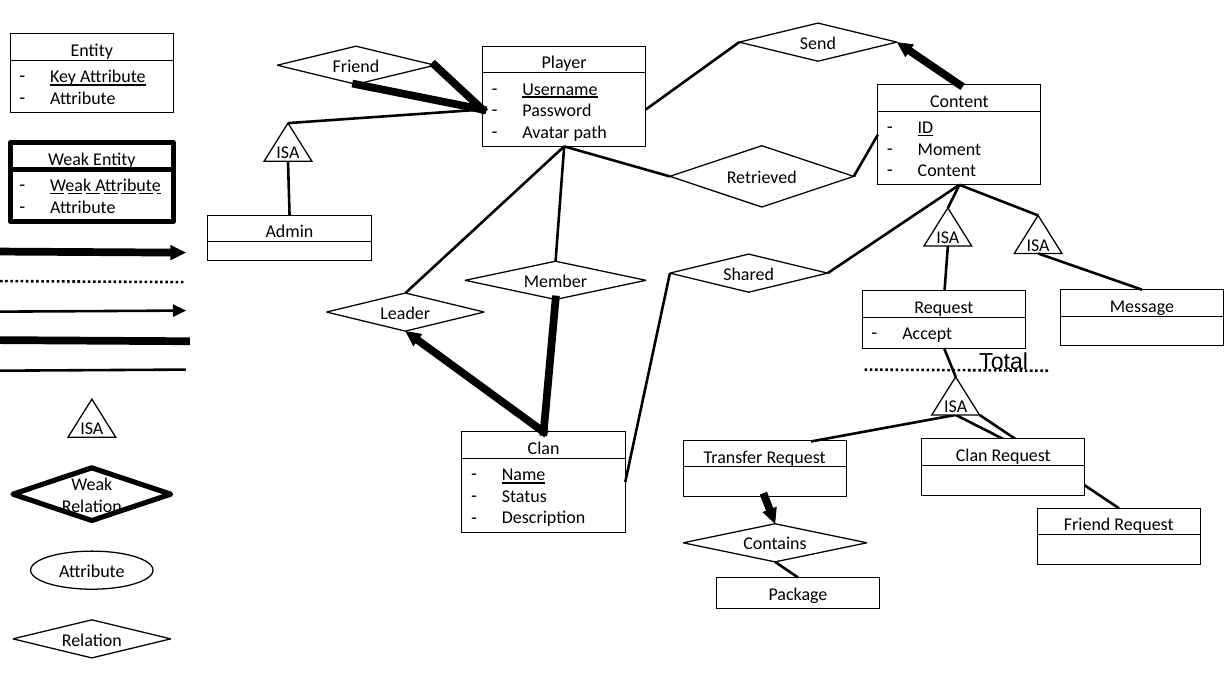
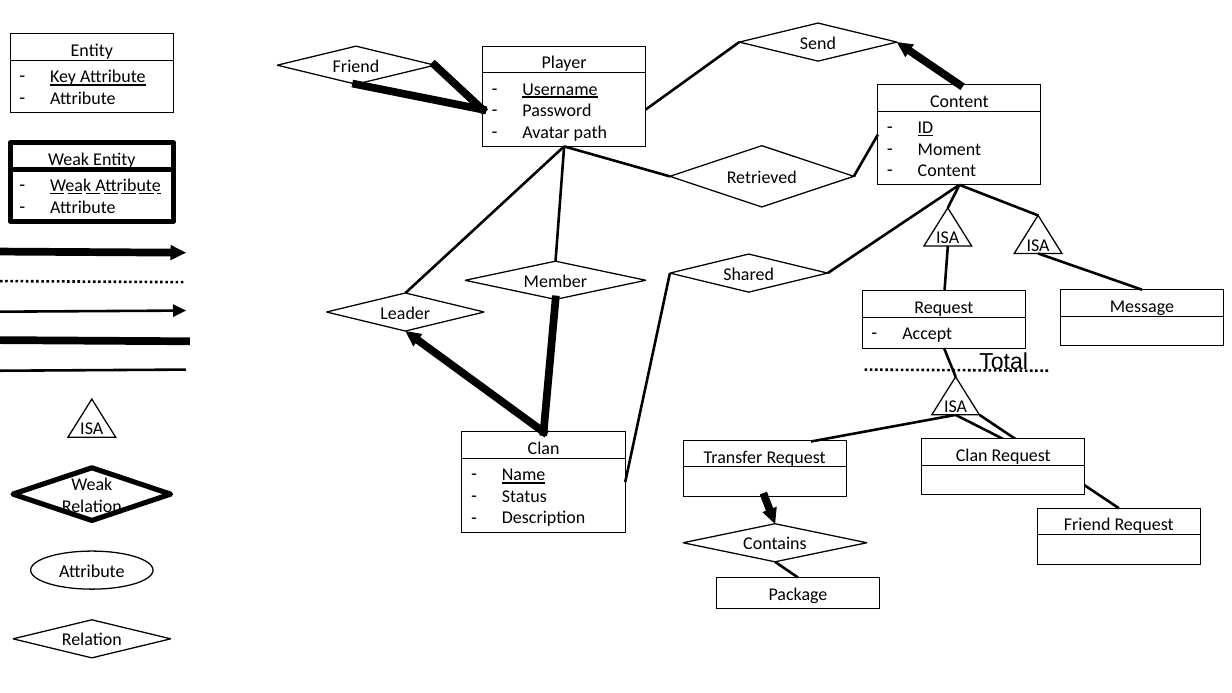
Before and after one commit to JeCheeseSmith/Clash-of-ppdb-s, a slide deck: slide 2 of documentation/database/ER-Diagram.pptx. Drawn at 1232x693 pixels with LibreOffice and Linux fonts; fonts in the diff are those of the drawing; background and template pictures are left out. Boxes give left, top, right and bottom in pixels: in the first picture for what was removed or moved away, otherwise in the second. Text is boxed around its words. In the diff, an @@ line names an element or a change of style, - is before the commit and + after.

```diff
--- a/documentation/database/ER-Diagram.pptx
+++ b/documentation/database/ER-Diagram.pptx
@@ line removed from (288, 123) to (482, 110) @@
@@ triangle removed at (264, 123, 312, 161) @@
-ISA
@@ line removed from (288, 161) to (289, 215) @@
@@ rectangle removed at (208, 215, 372, 246) @@
-Admin
@@ rectangle removed at (208, 242, 372, 261) @@
```
Also in this commit, not shown: 5 other files.
